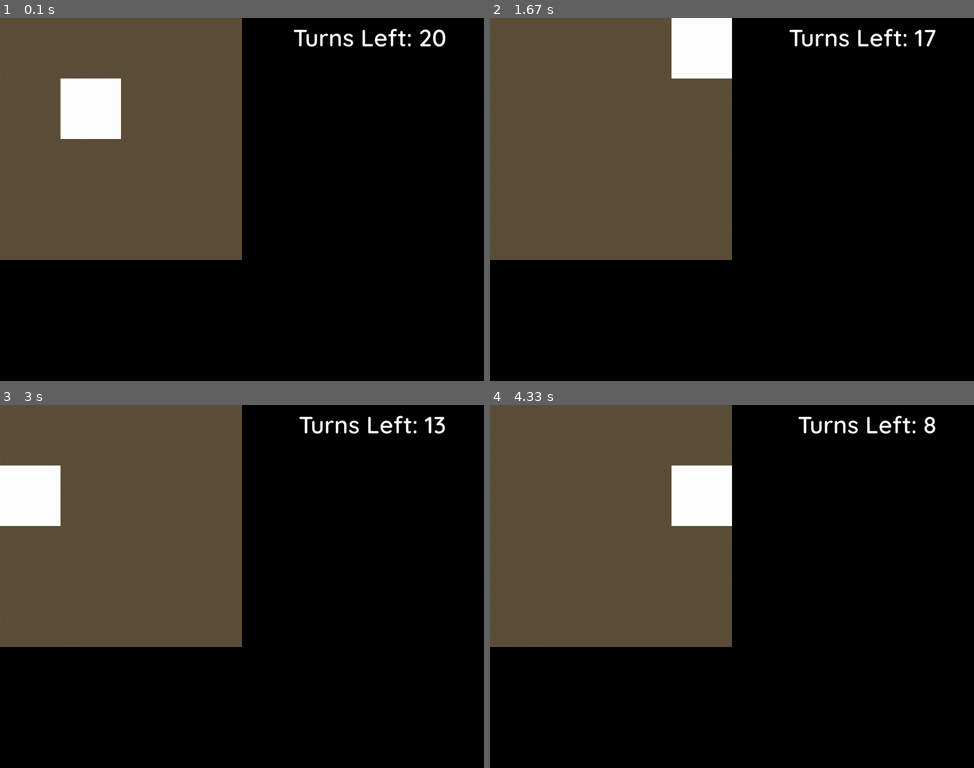
Above: before the commit, frames 1-4 (two rows, left to right).
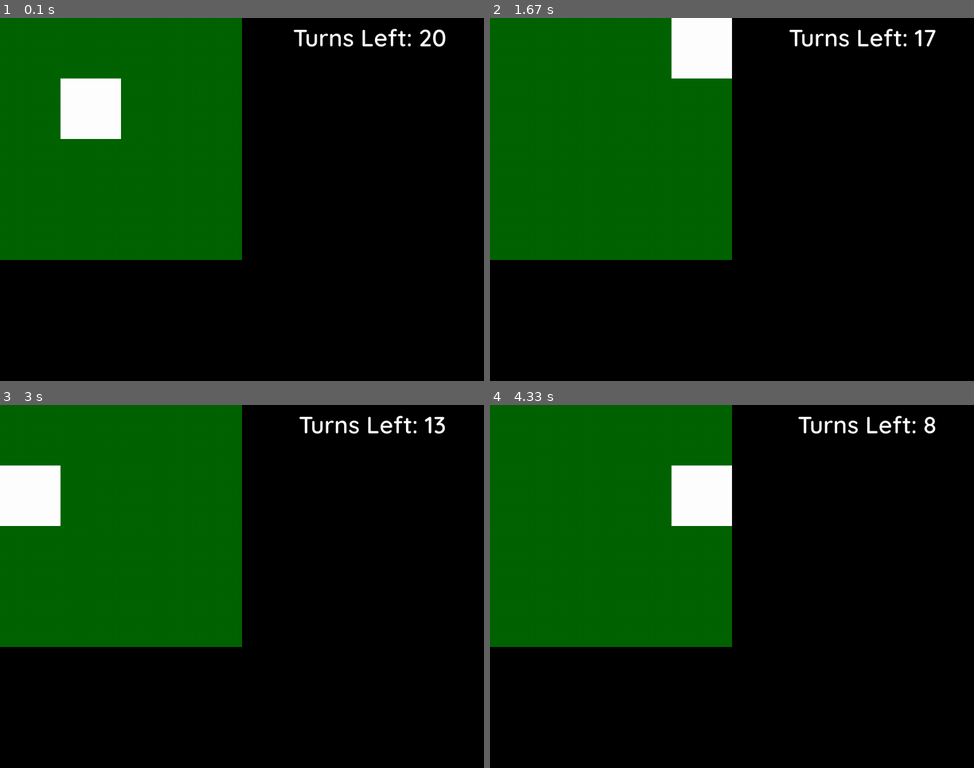
Above: after the commit, the same moments.

Repository: WyattSt/group-2
Game: pygame game, started from Invisible Stalker Improved/main.py
Same seed, same stepped clock (60 frames per second), same inputs: the game is played once before the commit and once after it.
Inputs:
- Up to frame 1 (0.1 s): no input
- Up to frame 2 (1.67 s): hold D 0.33-0.8 s; hold W 0.83-1.13 s; hold D 1.17-1.63 s
- Up to frame 3 (3 s): hold A 1.67-2.2 s; hold S 2.23-2.53 s; hold A 2.57-2.97 s
- Up to frame 4 (4.33 s): hold W 3-3.37 s; hold D 3.4-4.03 s; hold S from 4.07 s (still down)

The runs differ from the first frame. In frame 1, 31% of the frame differs, in the area x 0-50%, y 0-67%; in frame 2, 31%; in frame 3, 31%; in frame 4, 31%.

Commit message:
Added grass, makes the sounds, directional, all that

Diff:
--- a/Invisible Stalker Improved/main.py
+++ b/Invisible Stalker Improved/main.py
@@ -56,9 +56,10 @@
         self.all_sprites = pg.sprite.Group()
         self.walls = pg.sprite.Group()
         self.wood_tiles = pg.sprite.Group()
+        self.grass_tiles = pg.sprite.Group()
         self.stalker = Stalker(self, random.choice([i for i in range(0,4) if i not in[1]]) , random.choice([i for i in range(0,4) if i not in [1]]))
 
-        # BOUNDARIES
+        # WALL PLACEMENT
         for x in range(0, 4):
             Wall(self, x, -1)       #top boundary
 
@@ -80,9 +81,14 @@
                 Wall(self, x, y)
 
         # WOOD PLACEMENT
+##        for x in range(0, 4):
+##            for y in range(0, 4):
+##                Wood(self, x ,y)
+
+        # GRASS PLACEMENT
         for x in range(0, 4):
-            for y in range(0, 4):
-                Wood(self, x ,y)
+            for y in range(0,4):
+                Grass(self, x , y)
 
         self.player = Player(self, 1, 1)
         #self.stalker = Stalker(self, random.choice([i for i in range(0,4) if i not in[1]]) , random.choice([i for i in range(0,4) if i not in [1]]))
@@ -129,6 +135,27 @@
                 self.effects_sounds['woodbehind'].play()
                 play_sound = False
 
+        # Stalker touches grass, play sound according to direction
+
+        if self.stalker.grass_detection() == True and play_sound == True:
+            if (self.stalker.y == self.player.y - 1) and (self.stalker.x == self.player.x):
+                self.effects_sounds['grassabove'].play()
+                play_sound = False
+
+        if self.stalker.grass_detection() == True and play_sound == True:
+            if (self.stalker.y == self.player.y) and (self.stalker.x + 1 == self.player.x):
+                self.effects_sounds['grassleft'].play()
+                play_sound = False
+
+        if self.stalker.grass_detection() == True and play_sound == True:
+            if (self.stalker.y == self.player.y) and (self.stalker.x - 1 == self.player.x):
+                self.effects_sounds['grassright'].play()
+                play_sound = False
+
+        if self.stalker.grass_detection() == True and play_sound == True:
+            if (self.stalker.y == self.player.y + 1) and (self.stalker.x == self.player.x):
+                self.effects_sounds['grassbehind'].play()
+                play_sound = False
 
     # Draws a grid to help show tiles
     def draw_grid(self):
--- a/Invisible Stalker Improved/settings.py
+++ b/Invisible Stalker Improved/settings.py
@@ -9,6 +9,7 @@
 RED = (255, 0, 0)
 YELLOW = (255, 255, 0)
 WOOD = (93, 79, 57)
+DARKGREEN = (0, 100 ,0)
 
 # Sets the size of the window
 WIDTH = 1024
@@ -27,6 +28,7 @@
 GRIDHEIGHT = GRIDy / TILESIZE
 
 # Audio
-BG_MUSIC = 'rats.ogg'
 EFFECTS_SOUNDS = {'woodabove': 'woodabove.wav', 'woodleft': 'woodleft.wav',
-                  'woodright': 'woodright.wav', 'woodbehind': 'woodbehind.wav'}
+                  'woodright': 'woodright.wav', 'woodbehind': 'woodbehind.wav',
+                  'grassabove': 'grassabove.wav', 'grassleft': 'grassleft.wav',
+                  'grassright': 'grassright.wav', 'grassbehind': 'grassbehind.wav'}
--- a/Invisible Stalker Improved/sprites.py
+++ b/Invisible Stalker Improved/sprites.py
@@ -57,6 +57,11 @@
                 return True
         False
 
+    def grass_detection(self, dx = 0, dy = 0):
+        for grass in self.game.grass_tiles:
+            if grass.x == self.x and grass.y == self.y:
+                return True
+        False
 
 
     def update(self):
@@ -84,6 +89,7 @@
         self.rect.x = x * TILESIZE
         self.rect.y = y * TILESIZE
 
+# Defining tiles (wood, grass, etc.)
 class Wood(pg.sprite.Sprite):
     def __init__(self, game, x, y):
         self.groups = game.all_sprites, game.wood_tiles
@@ -96,3 +102,16 @@
         self.y = y
         self.rect.x = x * TILESIZE
         self.rect.y = y * TILESIZE
+
+class Grass(pg.sprite.Sprite):
+    def __init__(self, game, x, y):
+        self.groups = game.all_sprites, game.grass_tiles
+        pg.sprite.Sprite.__init__(self, self.groups)
+        self.game = game
+        self.image = pg.Surface((TILESIZE, TILESIZE))
+        self.image.fill(DARKGREEN)
+        self.rect = self.image.get_rect()
+        self.x = x
+        self.y = y
+        self.rect.x = x * TILESIZE
+        self.rect.y = y * TILESIZE
Not shown, added: Invisible Stalker Improved/snd/grassabove.wav
Not shown, added: Invisible Stalker Improved/snd/grassbehind.wav
Not shown, added: Invisible Stalker Improved/snd/grassleft.wav
Not shown, added: Invisible Stalker Improved/snd/grassright.wav
